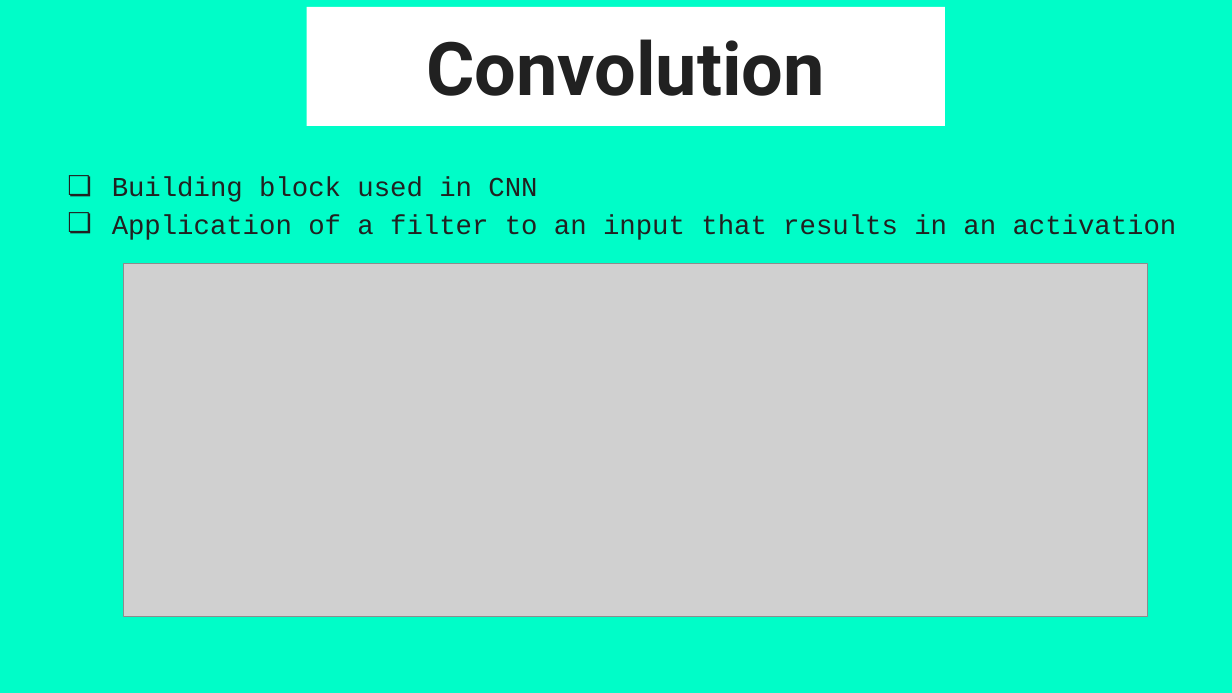
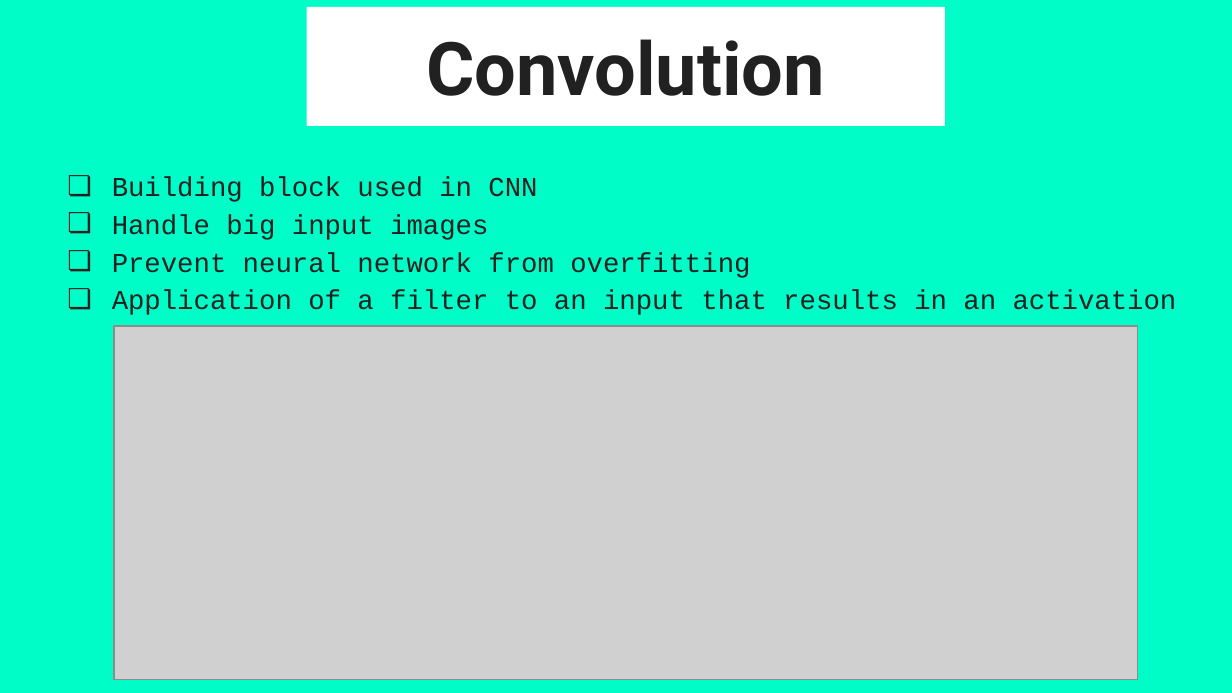
Before and after one commit to NYP-RoboticsSG/Robotics-Sharing, a slide deck: slide 9 of CNN INTRO.pptx. Drawn at 1232x693 pixels with LibreOffice and Linux fonts; fonts in the diff are those of the drawing; grey boxes stand for pictures. Boxes give left, top, right and bottom in pixels: in the first picture for what was removed or moved away, otherwise in the second. Text is boxed around its words. In the diff, an @@ line names an element or a change of style, - is before the commit and + after.

```diff
--- a/CNN INTRO.pptx
+++ b/CNN INTRO.pptx
@@ subtitle at [112,215,750,278]: paragraphs added @@
+❏ Handle big input images
+❏ Prevent neural network from overfitting
@@ picture: place and size @@
-picture at [123,264,1147,617]
+picture at [113,326,1137,680]
```
Also in this commit, not shown: 1 other slide changed.
